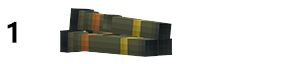
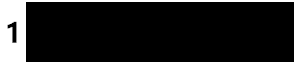
Layer changes from the first w=300, h=64 image to the second:
hid group "TOW" (1st of 2) (2 layers) over [60, 8, 212, 57]
added layer "Слой 3" above "Слой 2" over [26, 2, 294, 62]